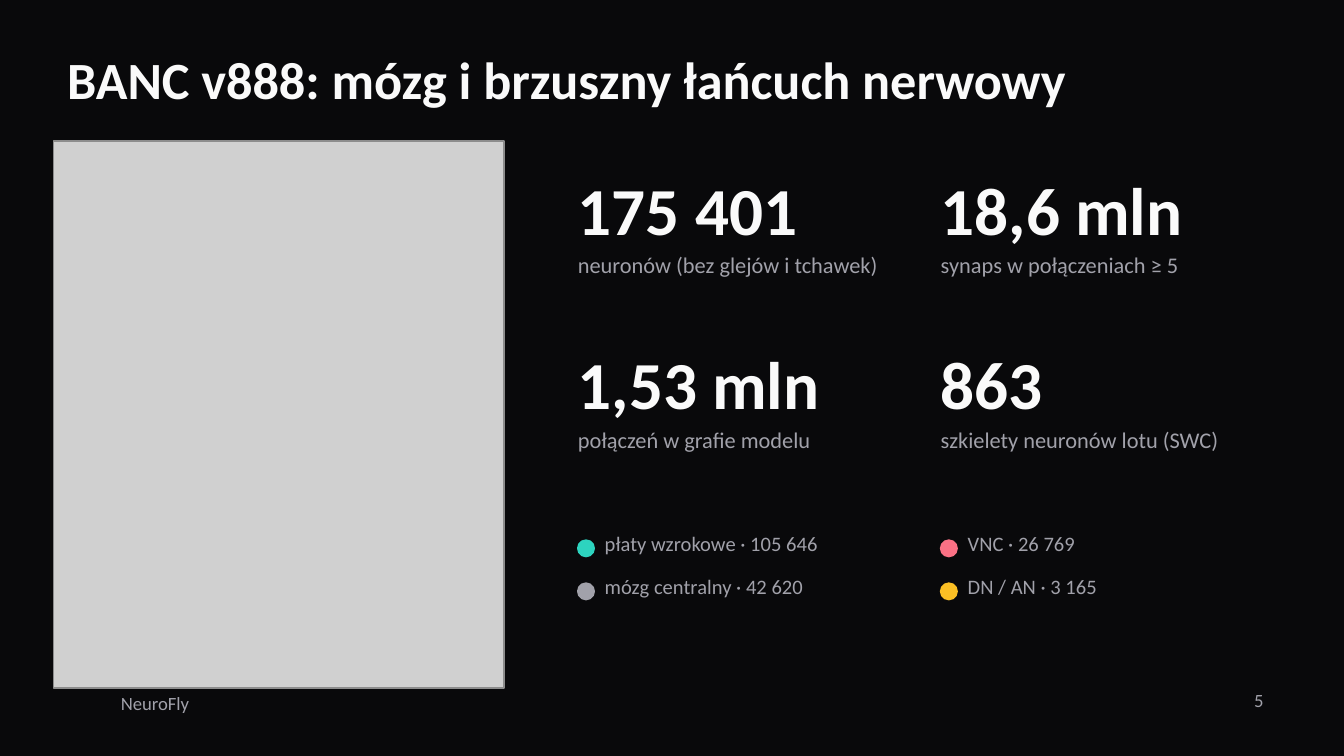
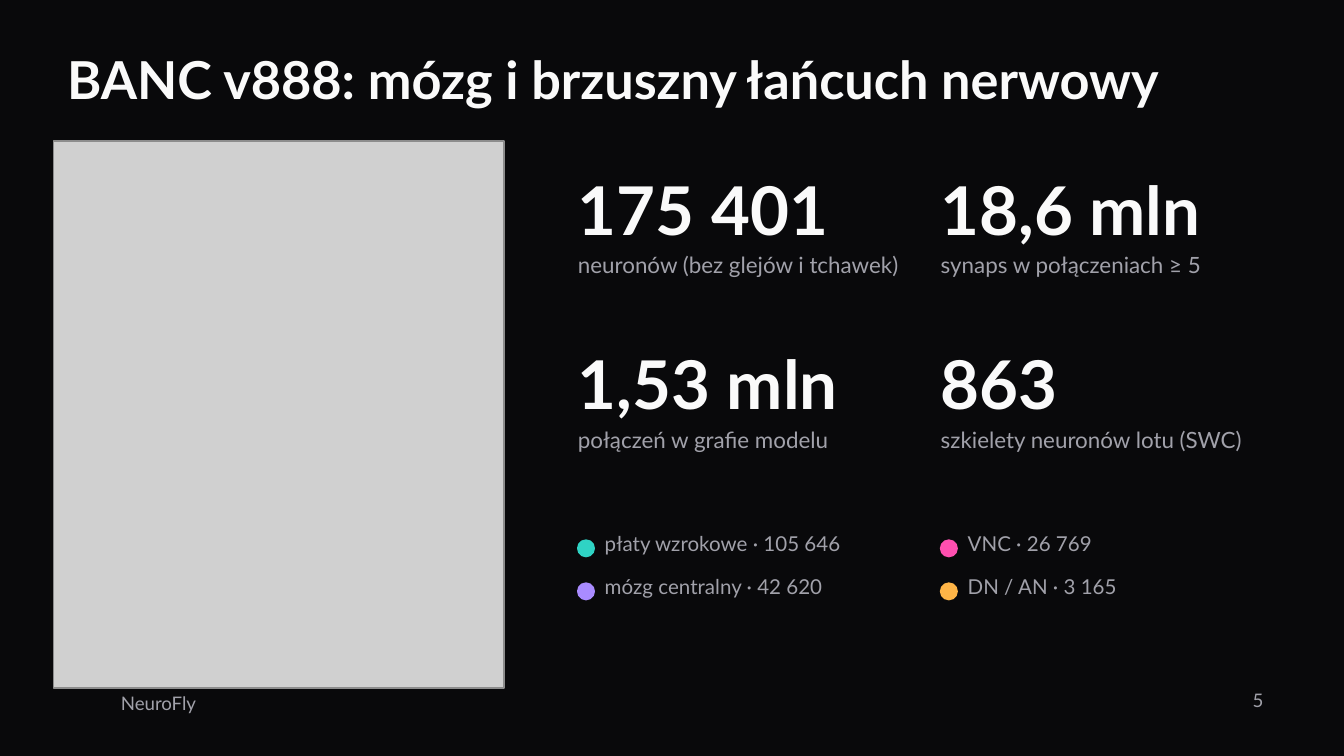
Before and after one commit to FalconDevX/neurofly, a slide deck: slide 5 of docs/prezentacja/NeuroFly.pptx. Drawn at 1344x756 pixels with LibreOffice and Linux fonts; fonts in the diff are those of the drawing; grey boxes stand for pictures; background and template pictures are left out. Boxes give left, top, right and bottom in pixels: in the first picture for what was removed or moved away, otherwise in the second. Text is boxed around its words. In the diff, an @@ line names an element or a change of style, - is before the commit and + after.

```diff
--- a/docs/prezentacja/NeuroFly.pptx
+++ b/docs/prezentacja/NeuroFly.pptx
@@ ellipse at <box>941,540,957,556</box>: fill #FB7185 to #FF4FB0; outline #FB7185 1 pt to #FF4FB0 1 pt @@
@@ ellipse at <box>578,583,594,599</box>: fill #A1A1AA to #A98BFF; outline #A1A1AA 1 pt to #A98BFF 1 pt @@
@@ ellipse at <box>941,583,957,599</box>: fill #FBBF24 to #FFB547; outline #FBBF24 1 pt to #FFB547 1 pt @@
@@ font Calibri to Lato in 15 elements at <box>67,60,1158,109</box>, <box>578,186,828,236</box>, <box>578,256,899,277</box>, <box>941,185,1201,245</box>, <box>941,256,1201,277</box>, <box>578,359,838,419</box>, <box>578,431,828,452</box>, <box>941,360,1058,410</box>, <box>941,431,1242,452</box>, <box>605,536,840,555</box>, <box>605,579,822,598</box>, <box>968,536,1092,551</box>, <box>968,579,1117,594</box>, <box>1253,693,1264,707</box>, <box>121,696,196,713</box> @@
```
Also in this commit, not shown: 14 other slides changed, 5 other files.
